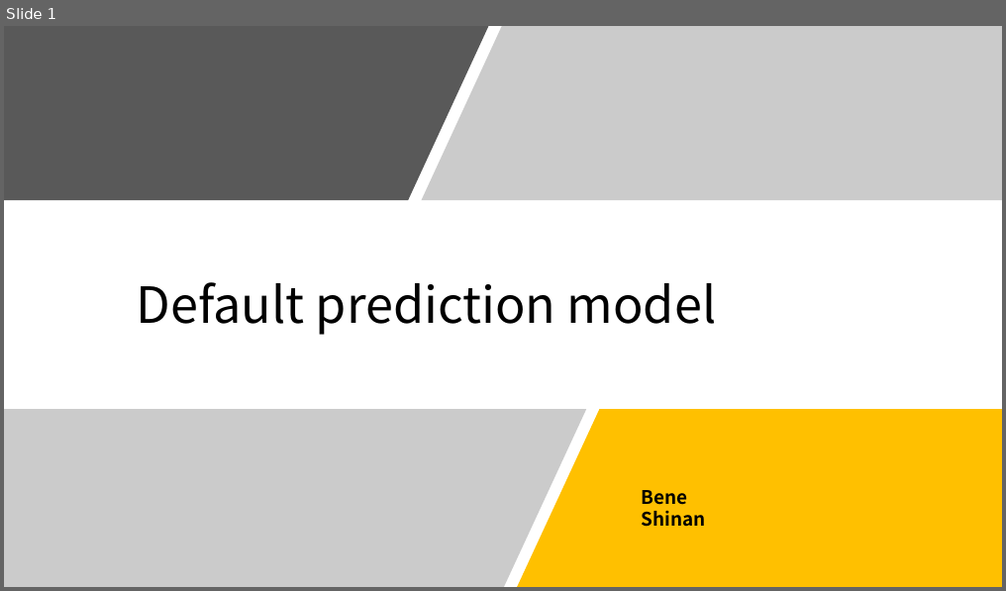
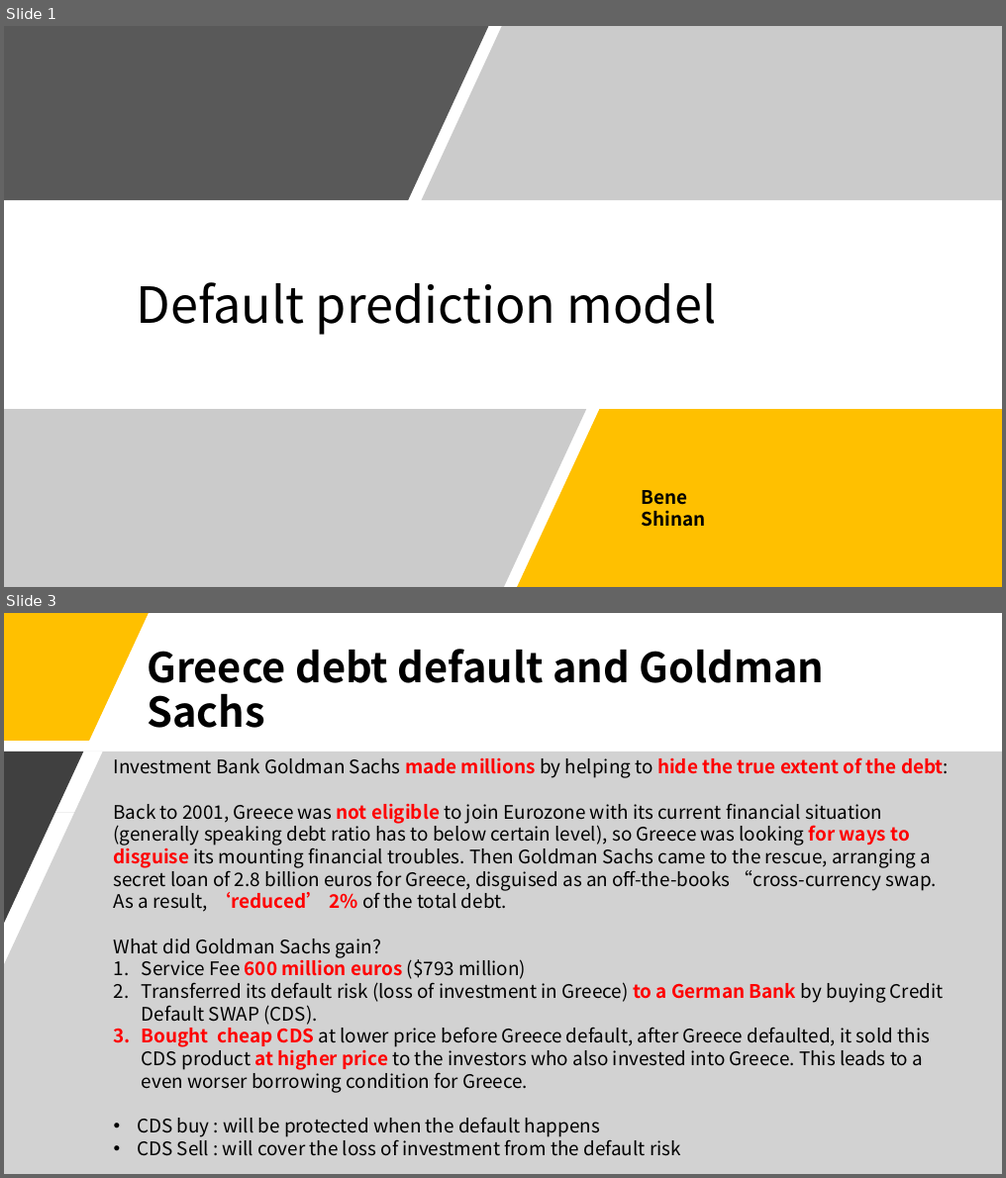
Before and after one commit to Shinan-tech/Credit_default, a slide deck: Default prediction model.pptx. Shown one above the other, each under a label of ours: slide 1 before the commit, slides 1 and 3 after it; the slides between them are not shown. The pictures are 1006x591 and 1006x1178 pixels, drawn with LibreOffice and Linux fonts; fonts in the diff are those of the drawing. Boxes give left, top, right and bottom in pixels: in the first picture for what was removed or moved away, otherwise in the second. Text is boxed around its words. In the diff, an @@ line names an element or a change of style, - is before the commit and + after.

Commit message:
update on slide 2 and 3

```diff
--- a/Default prediction model.pptx
+++ b/Default prediction model.pptx
@@ slide 3 added at [4, 613, 1002, 1174], background #FFFFFF @@
@@ freeform shape added at [4, 613, 149, 741], fill #FFC000 @@
@@ title added at [147, 649, 825, 728], 39.6 pt, text #000000, bold @@
+Greece debt default and Goldman Sachs
@@ freeform shape added at [4, 752, 1002, 1174], fill #A6A6A6 at 50% opacity @@
@@ freeform shape added at [4, 752, 83, 923], fill #404040 @@
@@ text added at [114, 758, 948, 1157], 18 pt, text #000000 @@
+Investment Bank Goldman Sachs made millions by helping to hide the true extent of the debt:
+Back to 2001, Greece was not eligible to join Eurozone with its current financial situation (generally speaking debt ratio has to below certain level), so Greece was looking for ways to disguise its mounting financial troubles. Then Goldman Sachs came to the rescue, arranging a secret loan of 2.8 billion euros for Greece, disguised as an off-the-books “cross-currency swap. As a result, ‘reduced’ 2% of the total debt.
+What did Goldman Sachs gain?
+1. Service Fee 600 million euros ($793 million)
+2. Transferred its default risk (loss of investment in Greece) to a German Bank by buying Credit Default SWAP (CDS).
+3. Bought cheap CDS at lower price before Greece default, after Greece defaulted, it sold this CDS product at higher price to the investors who also invested into Greece. This leads to a even worser borrowing condition for Greece.
+• CDS buy : will be protected when the default happens
+• CDS Sell : will cover the loss of investment from the default risk
```
Also in this commit, not shown: 1 slide changed, 1 other slide added, 2 slides removed.
